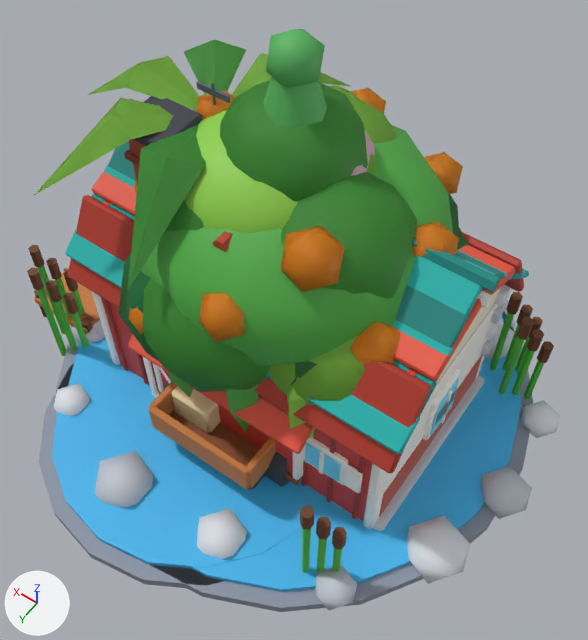
Before and after pictures for a commit that changed the glTF model public/assets/models/farm-kit.glb.
Before and after are seen from a camera (50 mm lens) standing at (-3.98, 5.59, 10.17) and looking at (-0.22, 0.33, 1.9). Lighting does not change. The marker at lower left points along +X, +Y and +Z. The picture after the commit comes second. Vertices at exactly the same position are counted once.

The first picture shows 'bakery', 'coop', 'cow_barn', 'cute_cherry_bare', 'cute_orange', 'cute_orange_bare', 'cute_palm_bare', 'cute_peach', 'cute_pine', 'cute_willow', 'pond', 'truck' and 1 more.
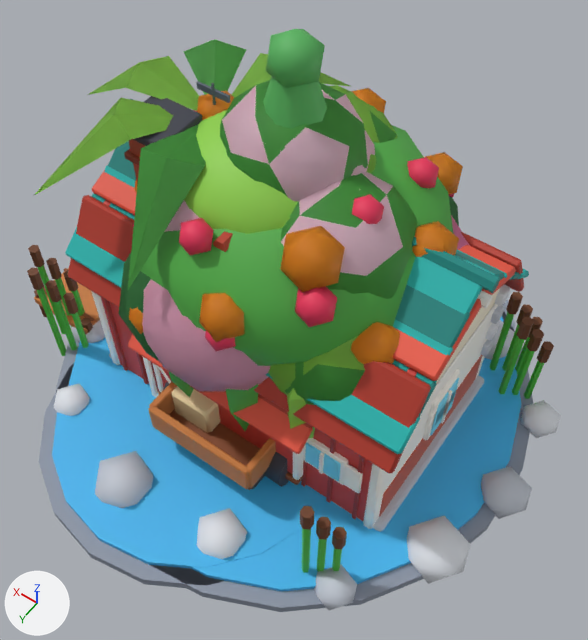
Location of each change, [x1, y1, x2, y2] in pixels of the pictures (588 x 640 px):
'cute_cherry_bare', reshaped: before [142, 130, 470, 391]; after [131, 85, 453, 405]
'cute_cherry', reshaped (not visible before): after [133, 157, 454, 351]
part 1 of me_mesh_71, added: after [205, 331, 236, 351]
part 2 of me_mesh_71, added (red): after [295, 286, 337, 327]
part 3 of me_mesh_71, added (red): after [407, 157, 439, 188]
part 4 of me_mesh_71, added (red): after [179, 218, 213, 255]
part 5 of me_mesh_71, added (red): after [352, 194, 384, 224]
part 6 of me_mesh_72, added (green): after [285, 362, 365, 405]
part 7 of me_mesh_72, added (mostly hidden): after [131, 306, 153, 352]
part 8 of me_mesh_72, added (mostly hidden): after [329, 85, 397, 143]
part 9 of me_mesh_72, added (pink): after [281, 172, 403, 276]
part 10 of me_mesh_72, added (brown): after [164, 201, 199, 232]
part 11 of me_mesh_72, added: after [222, 86, 363, 201]
part 12 of me_mesh_72, deleted (mostly hidden): before [451, 215, 470, 250]
part 13 of me_mesh_72, deleted (green): before [142, 279, 270, 391]
'cute_orange_bare', unchanged, covered by the edit: before [119, 80, 458, 385]
'cute_peach_bare', unchanged, uncovered by the edit: after [118, 80, 459, 395]
'cute_peach', unchanged, covered by the edit: before [118, 82, 459, 405]
'cute_blossom', unchanged, uncovered by the edit: after [142, 130, 470, 391]

Edits to the bpy script that builds the scene:
```text
Change me_mesh_71:
    used by ob_cute_cherry; location = (0.0, 0.0, 0.0)
    remove me_mesh_71.from_pydata(...)  # 487 vertices, 820 faces; spans x -2.15..2.2, y -1.54..2.2, z 0.0..4.82
    add me_mesh_71.from_pydata(...)  # 646 vertices, 1156 faces; spans x -2.06..2.25, y -2.12..2.12, z 0.0..5.06
    me_mesh_71 part 1: a new loose piece, an icosphere of 20 faces spanning x -0.51..-0.14, y 1.61..1.96, z 3.06..3.48, in mat_vc
    me_mesh_71 part 2: a new loose piece, an icosphere of 20 faces spanning x -1.35..-0.92, y 1.03..1.44, z 3.53..4.01, in mat_vc
    me_mesh_71 part 3: a new loose piece, an icosphere of 20 faces spanning x -1.31..-0.94, y -1.05..-0.69, z 3.76..4.18, in mat_vc
    me_mesh_71 part 4: a new loose piece, an icosphere of 20 faces spanning x 0.06..0.43, y 1.23..1.59, z 3.86..4.28, in mat_vc
    me_mesh_71 part 5: a new loose piece, an icosphere of 20 faces spanning x -1.28..-0.9, y 0.11..0.47, z 4.06..4.48, in mat_vc
    other edits to the shape of me_mesh_71 do not show in these pictures
Change me_mesh_72:
    used by ob_cute_cherry_bare; location = (0.0, 0.0, 0.0)
    remove me_mesh_72.from_pydata(...)  # 242 vertices, 456 faces; spans x -2.15..2.2, y -1.5..2.2, z 0.0..4.82
    add me_mesh_72.from_pydata(...)  # 430 vertices, 796 faces; spans x -2.06..2.06, y -2.12..2.12, z 0.0..5.06
    me_mesh_72 part 6: a new loose piece, an icosphere of 80 faces spanning x -2.06..-0.01, y -0.51..1.65, z 1.63..3.57, in mat_vc
    me_mesh_72 part 7: a new loose piece, an icosphere of 80 faces spanning x -0.46..1.59, y -0.04..2.12, z 1.63..3.57, in mat_vc
    me_mesh_72 part 8: a new loose piece, an icosphere of 80 faces spanning x -0.77..1.04, y -1.74..0.16, z 2.75..4.46, in mat_vc
    me_mesh_72 part 9: a new loose piece, an icosphere of 80 faces spanning x -1.65..0.15, y -0.67..1.23, z 2.75..4.46, in mat_vc
    me_mesh_72 part 10: a new loose piece, an icosphere of 80 faces spanning x -0.29..1.52, y -0.44..1.46, z 2.75..4.46, in mat_vc
    me_mesh_72 part 11: a new loose piece, an icosphere of 80 faces spanning x -0.74..0.9, y -0.91..0.81, z 3.54..5.06, in mat_vc
    me_mesh_72 part 12: the loose piece of 42 vertices spanning x -2.15..-0.05, y -1.5..0.7, z 1.64..3.66 is deleted
    me_mesh_72 part 13: the loose piece of 42 vertices spanning x -0.85..1.25, y 0.0..2.2, z 1.69..3.71 is deleted
    other edits to the shape of me_mesh_72 do not show in these pictures
```
